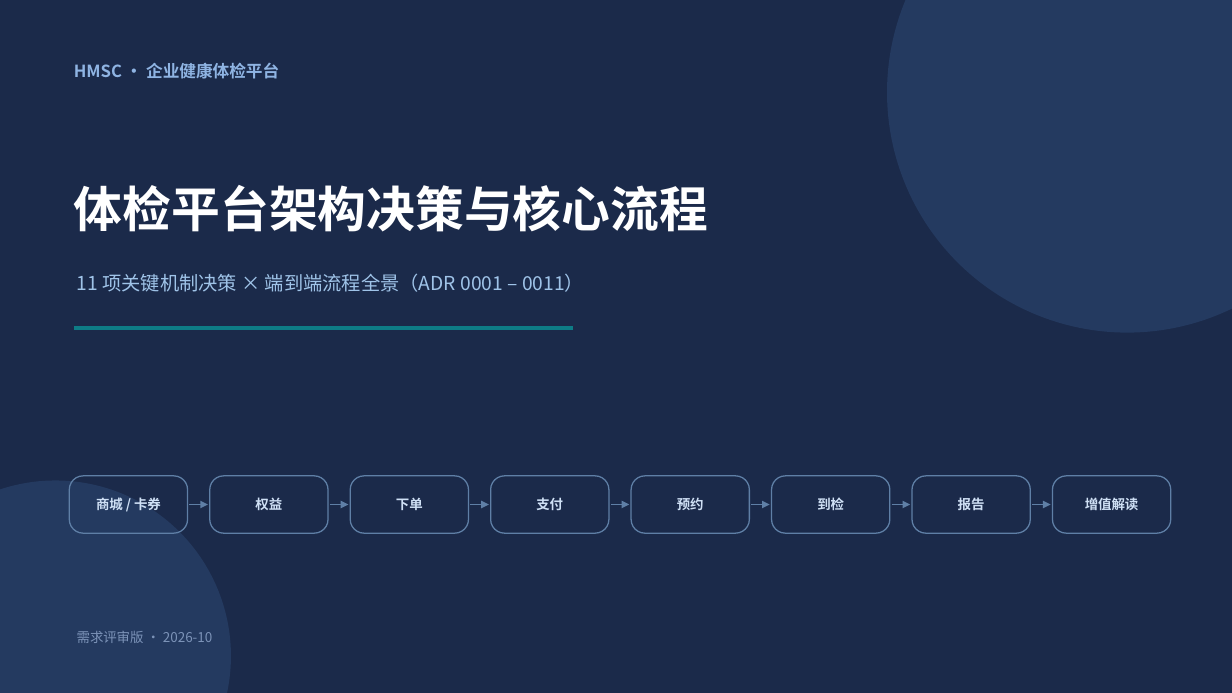
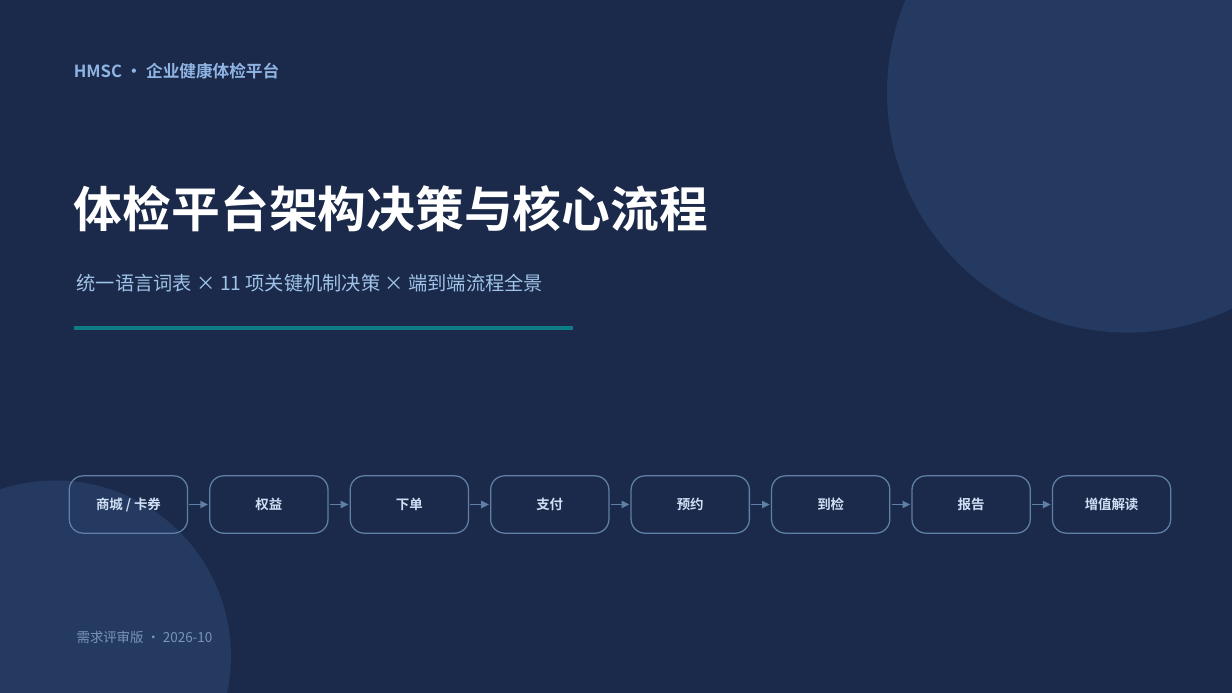
Before and after one commit to xqiangzhu/learning, a slide deck: slide 1 of 体检平台架构决策与核心流程.pptx. Drawn at 1232x693 pixels with LibreOffice and Linux fonts; fonts in the diff are those of the drawing. Boxes give left, top, right and bottom in pixels: in the first picture for what was removed or moved away, otherwise in the second. Text is boxed around its words. In the diff, an @@ line names an element or a change of style, - is before the commit and + after.

Commit message:
PPT 前部新增「建立统一语言」术语表章节（P2-P11，59 词条/7 组），全文 15→25 页

```diff
--- a/体检平台架构决策与核心流程.pptx
+++ b/体检平台架构决策与核心流程.pptx
@@ text at (77, 274, 543, 292): text changed @@
-11 项关键机制决策 × 端到端流程全景（ADR 0001 – 0011）
+统一语言词表 × 11 项关键机制决策 × 端到端流程全景
```
Also in this commit, not shown: 14 other slides changed, 10 slides added, 1 other file.
